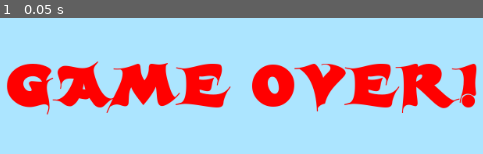
Above: before the commit, frame 1.
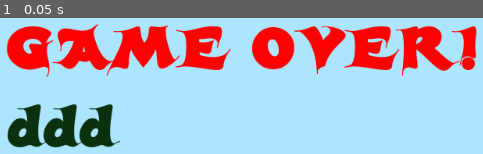
Above: after the commit, the same moment.

Repository: KennedyMungai/SimplePlatformer
Game: Godot game, scene res://Scenes/GameOver.tscn
Two runs of this game, one before a commit and one after it. Both use one fixed random seed, a clock stepped at 60 frames per second and the inputs below. This scene is started directly instead of the project's main scene.
Inputs:
- Up to frame 1 (0.05 s): no input

The runs differ from the first frame. In frame 1, 40% of the frame differs, in the area x 1-99%, y 4-96%.

Commit message:
Added a label node and a texture button node as the children of the HBoxCOntainer

Diff:
--- a/Scenes/GameOver.tscn
+++ b/Scenes/GameOver.tscn
@@ -24,9 +24,9 @@
 
 [node name="VBoxContainer" type="VBoxContainer" parent="CenterContainer"]
 margin_left = 210.0
-margin_top = 250.0
+margin_top = 202.0
 margin_right = 814.0
-margin_bottom = 350.0
+margin_bottom = 398.0
 
 [node name="Label" type="Label" parent="CenterContainer/VBoxContainer"]
 margin_right = 604.0
@@ -38,4 +38,16 @@
 [node name="HBoxContainer" type="HBoxContainer" parent="CenterContainer/VBoxContainer"]
 margin_top = 100.0
 margin_right = 604.0
-margin_bottom = 100.0
+margin_bottom = 196.0
+
+[node name="Label2" type="Label" parent="CenterContainer/VBoxContainer/HBoxContainer"]
+margin_right = 138.0
+margin_bottom = 96.0
+custom_colors/font_color = Color( 0.0431373, 0.192157, 0.0588235, 1 )
+custom_fonts/font = SubResource( 1 )
+text = "ddd"
+
+[node name="TextureButton" type="TextureButton" parent="CenterContainer/VBoxContainer/HBoxContainer"]
+margin_left = 142.0
+margin_right = 142.0
+margin_bottom = 96.0
